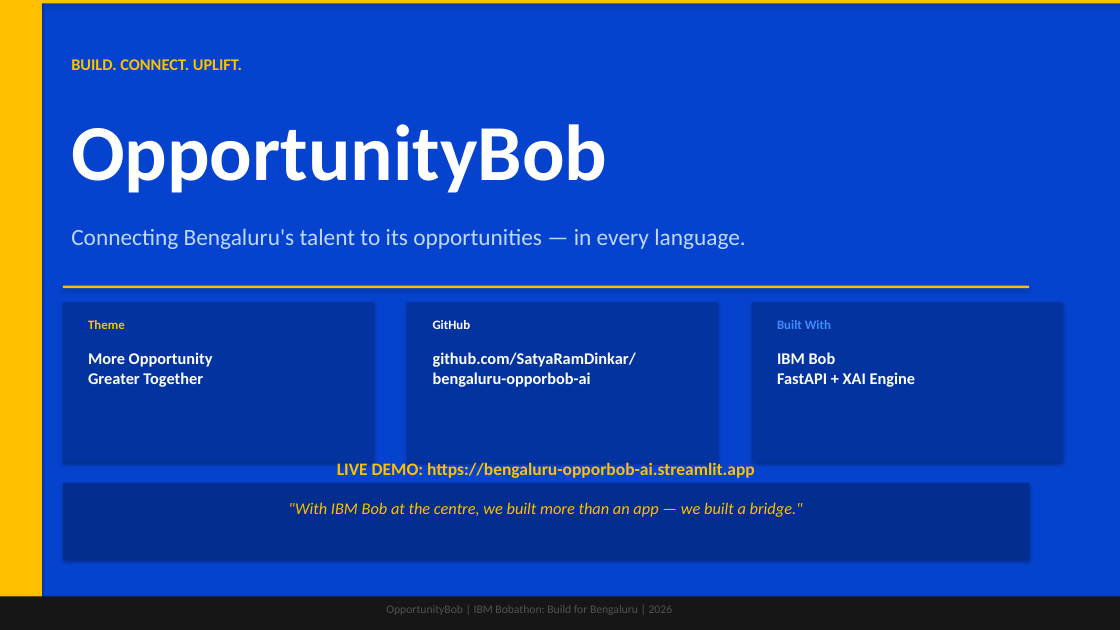
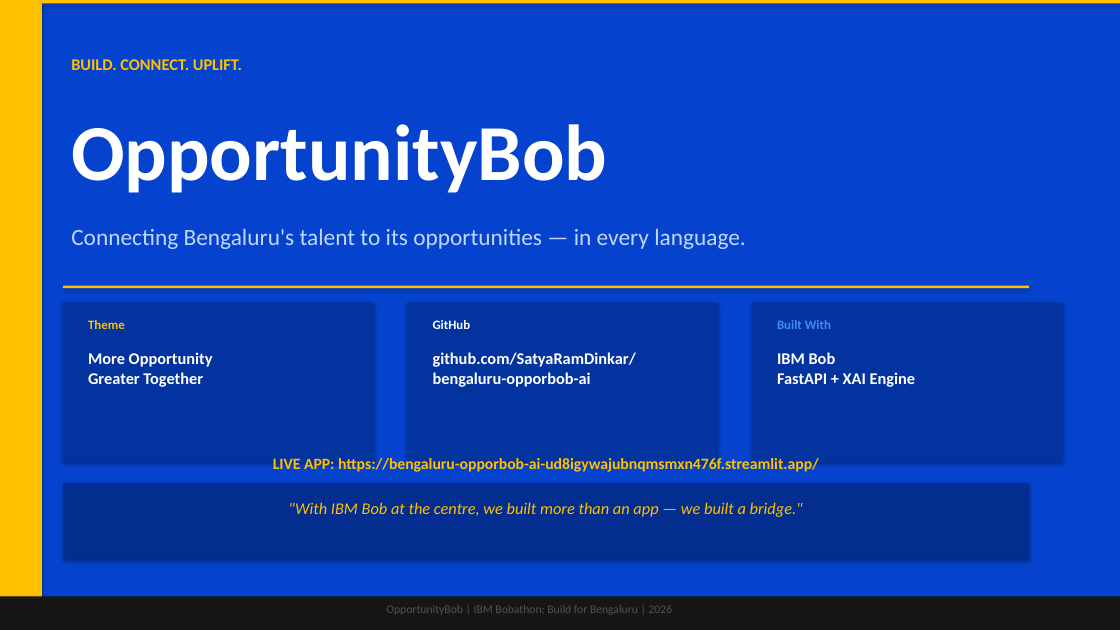
Before and after one commit to SatyaRamDinkar/bengaluru-opporbob-ai, a slide deck: slide 8 of OpportunityBob_IBM_Bobathon_Submission.pptx. Drawn at 1120x630 pixels with LibreOffice and Linux fonts; fonts in the diff are those of the drawing. Boxes give left, top, right and bottom in pixels: in the first picture for what was removed or moved away, otherwise in the second. Text is boxed around its words. In the diff, an @@ line names an element or a change of style, - is before the commit and + after.

Commit message:
feat: embed live Streamlit Cloud URL across README, presentation slides, and submission ZIP

```diff
--- a/OpportunityBob_IBM_Bobathon_Submission.pptx
+++ b/OpportunityBob_IBM_Bobathon_Submission.pptx
@@ text at (x1=273, y1=455, x2=819, y2=473): text changed; size 15 to 13.5 pt @@
-LIVE DEMO: https://bengaluru-opporbob-ai.streamlit.app
+LIVE APP: https://bengaluru-opporbob-ai-ud8igywajubnqmsmxn476f.streamlit.app/
```
Also in this commit, not shown: 1 other slide changed, 3 other files.
